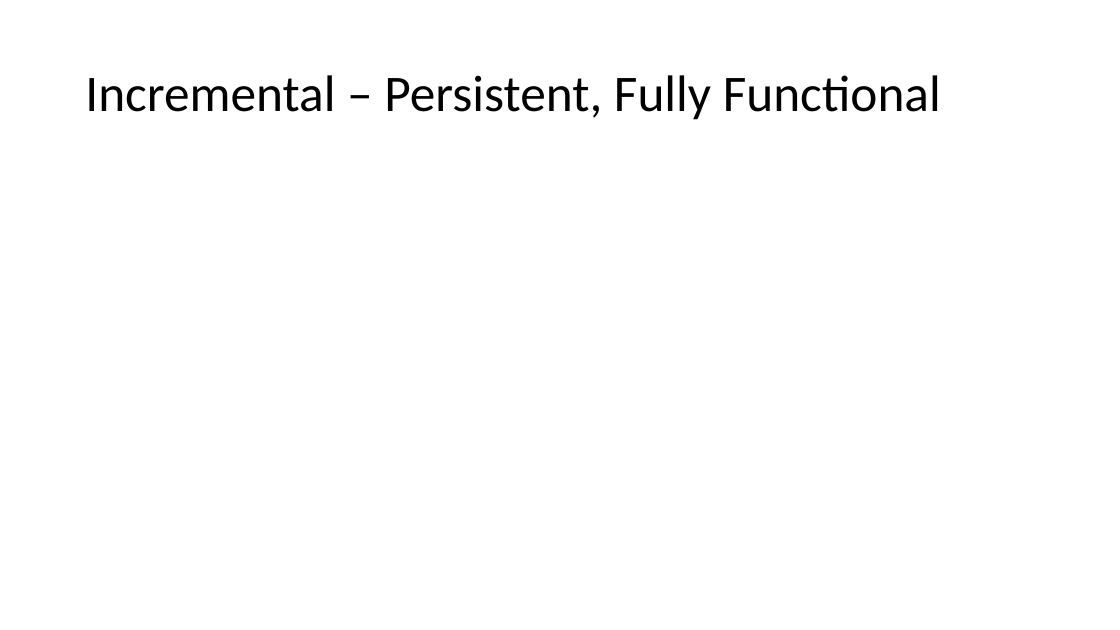
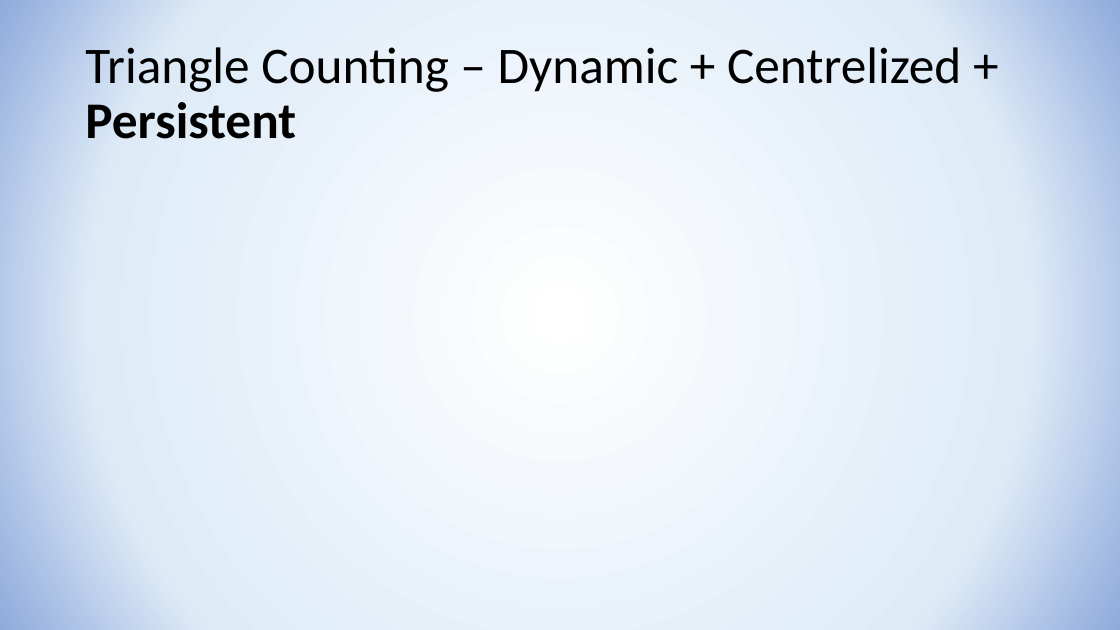
Before and after one commit to YuvalAlf/Triangles-Counting, a slide deck: slide 5 of Triangle Counting Results.pptx. Drawn at 1120x630 pixels with LibreOffice and Linux fonts; fonts in the diff are those of the drawing; grey boxes stand for pictures. Boxes give left, top, right and bottom in pixels: in the first picture for what was removed or moved away, otherwise in the second. Text is boxed around its words. In the diff, an @@ line names an element or a change of style, - is before the commit and + after.

```diff
--- a/Triangle Counting Results.pptx
+++ b/Triangle Counting Results.pptx
@@ background #FFFFFF to gradient #FFFFFF to #DEEBF7 to #8FAADC @@
@@ title at (x1=85, y1=47, x2=961, y2=139): text changed @@
-Incremental – Persistent, Fully Functional
+Triangle Counting – Dynamic + Centrelized + Persistent
```
Also in this commit, not shown: 4 other slides changed, 2 slides added, 2 slides removed, 10 other files.
